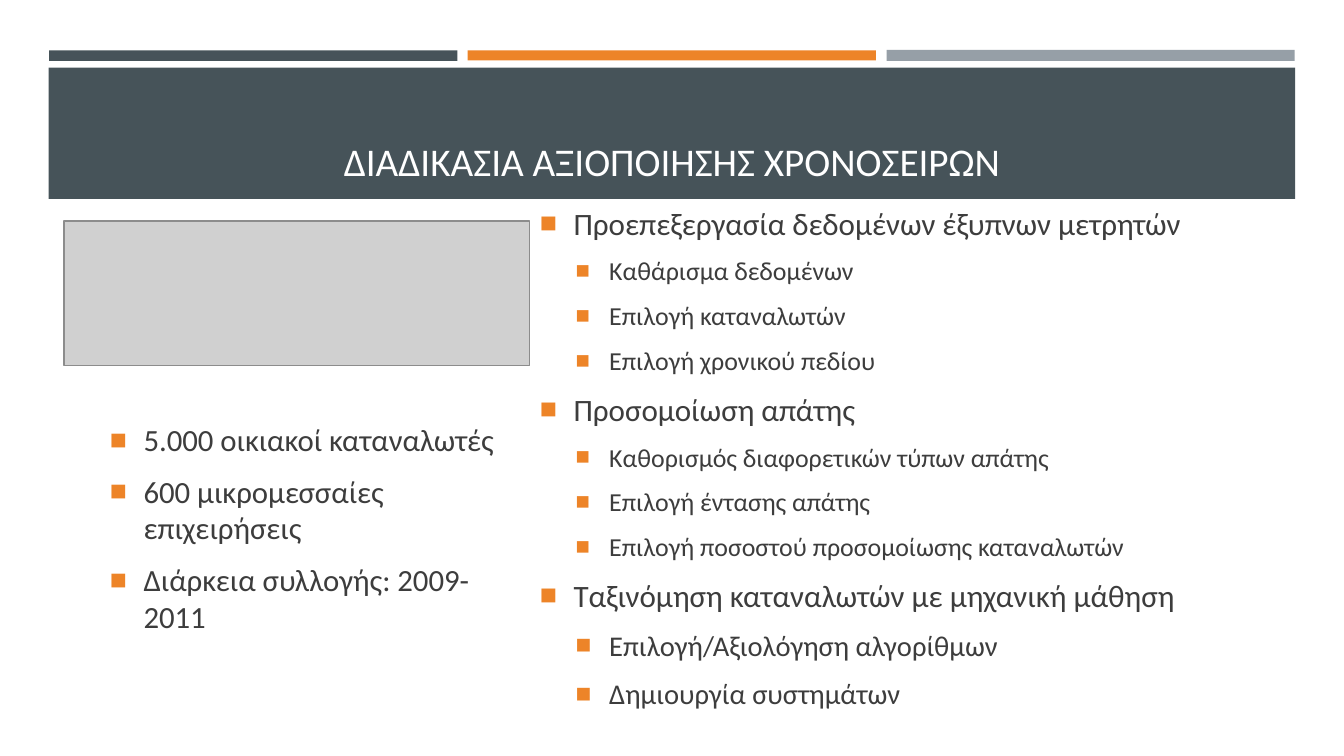
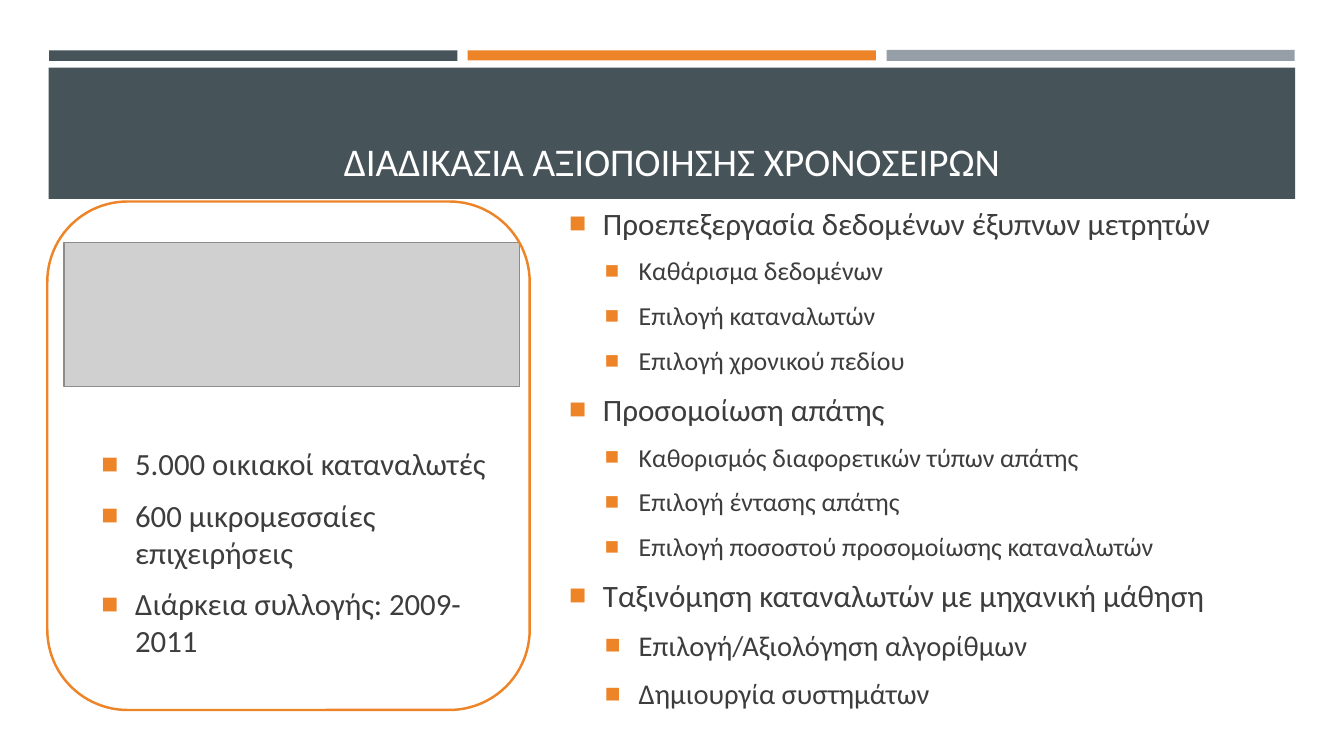
Before and after one commit to thanmitsel/Theft-detection, a slide deck: slide 3 of LateX/Presentation/Ανιχνευση μη τεχνικων απωλειων με συστηματα μηχανικης μαθησης.pptx. Drawn at 1344x756 pixels with LibreOffice and Linux fonts; fonts in the diff are those of the drawing; grey boxes stand for pictures. Boxes give left, top, right and bottom in pixels: in the first picture for what was removed or moved away, otherwise in the second. Text is boxed around its words. In the diff, an @@ line names an element or a change of style, - is before the commit and + after.

```diff
--- a/LateX/Presentation/Ανιχνευση μη τεχνικων απωλειων με συστηματα μηχανικης μαθησης.pptx
+++ b/LateX/Presentation/Ανιχνευση μη τεχνικων απωλειων με συστηματα μηχανικης μαθησης.pptx
@@ rounded rectangle added at (47, 202, 530, 710), outline #ED8428 1.75 pt @@
@@ text "Προεπεξεργασία δεδομένων έξυπνων μετρητών": place and size @@
-text "Προεπεξεργασία δεδομένων έξυπνων μετρητών" at (574, 213, 1180, 709)
+text "Προεπεξεργασία δεδομένων έξυπνων μετρητών" at (603, 213, 1210, 709)
@@ picture: place and size @@
-picture at (65, 221, 530, 365)
+picture at (65, 242, 519, 386)
@@ text "5.000 οικιακοί καταναλωτές": place and size @@
-text "5.000 οικιακοί καταναλωτές" at (144, 429, 494, 628)
+text "5.000 οικιακοί καταναλωτές" at (135, 453, 486, 652)
```
Also in this commit, not shown: 13 other slides changed, 3 slides added, 1 slide removed, 8 other files.
